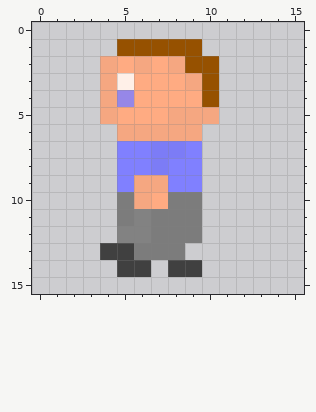
A pixel-art sprite gets an edit: ubi-spoon.gmx/sprites/images/spr_player_l_1.png. Above is the file before it was changed.
The file is 16x16 pixels. Colours within 5 levels of each other are drawn and written as one. The old version is drawn lined up with the new one.
Once edited:
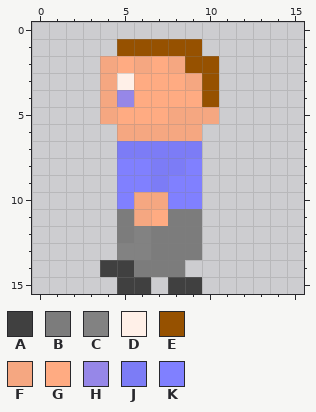
Palette (. is transparent): A #404040  B #7c7c7c  C #828282  D #fff0e8  E #965100  F #f5a781fe  G #ffab82fe  H #9687e8  J #7c7cf6  K #8080ff
Edits made:
whole drawing moved by -1,-1 (the old picture is shown already moved)
The author put colour A in row 14 at x 4; in row 15 at x 5 to 6 and 8 to 9.
The author put colour B in row 13 at x 9; in row 14 at x 7.
Colour A becomes colour B in row 14 at x 6 and 8.
Colour C becomes colour B in row 12 at x 5.
Colour A becomes colour C in row 13 at x 5.
Colour B becomes colour C in row 13 at x 6.
Colour C becomes colour F in row 11 at x 6.
Colour G becomes colour F in row 10 at x 7.
Colour B becomes colour G in row 11 at x 7.
Colour F becomes colour J in row 9 at x 7.
Colour K becomes colour J in row 7 at x 5 to 6 and 9; in row 8 at x 8.
Colour B becomes colour K in row 10 at x 5 and 8 to 9.
Colour F becomes colour K in row 9 at x 6.
The author cleared colour A in row 13 at x 4; in row 14 at x 9.
